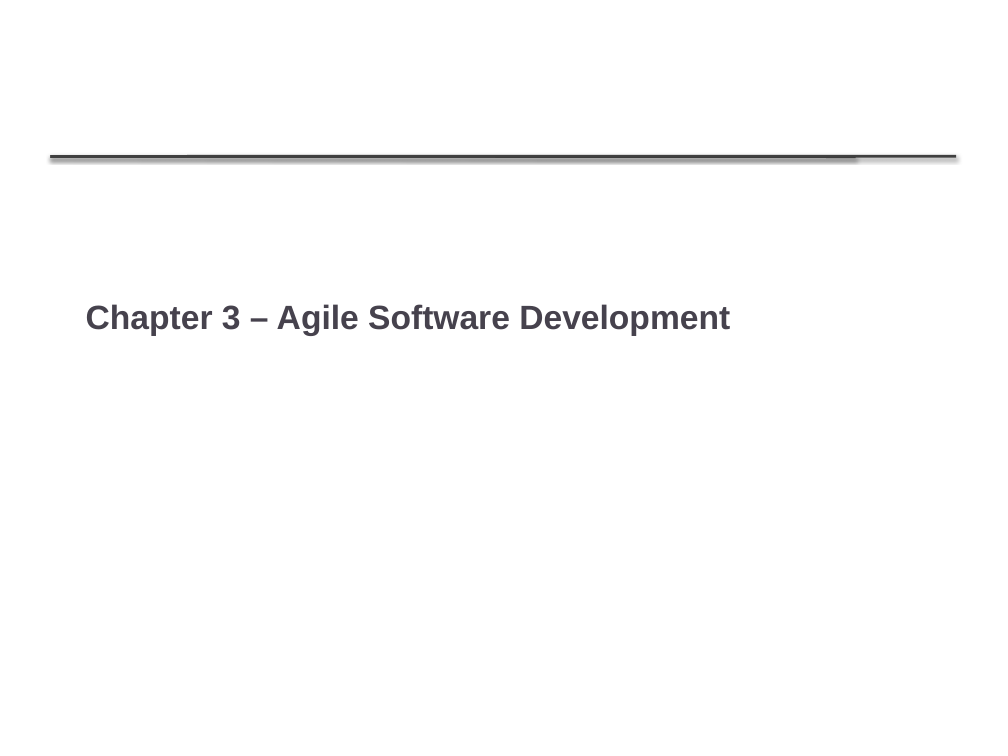
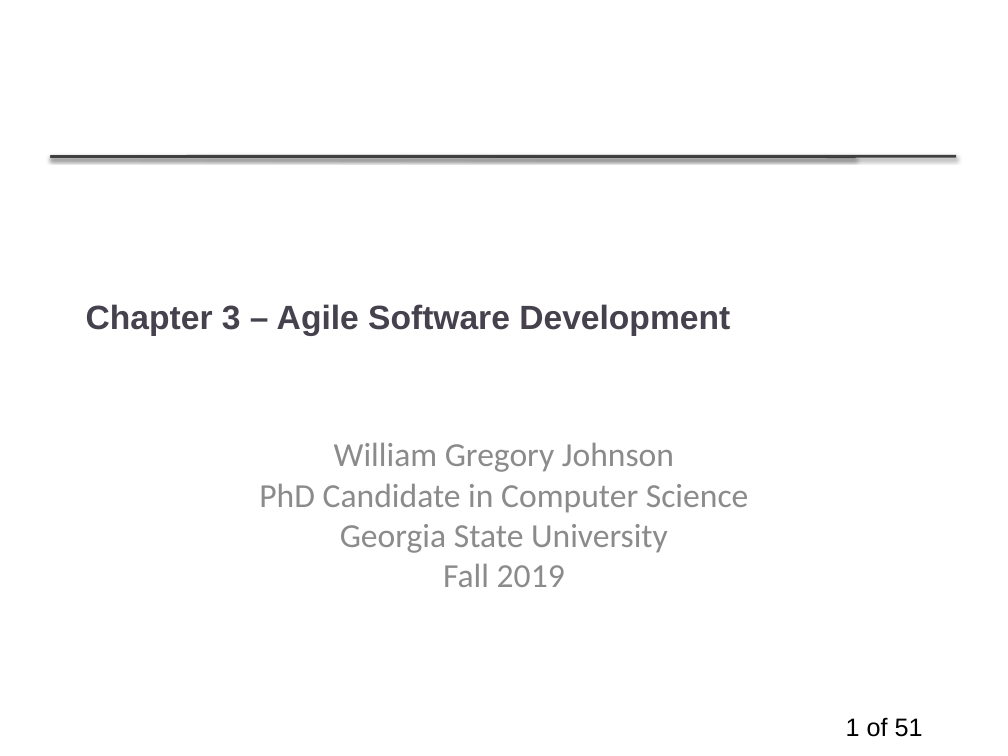
Before and after one commit to williamgregoryjohnson/williamgregoryjohnson.github.io, a slide deck: slide 1 of TEACHINGS/FALL2019_FILES/Ch3_AgileDev.pptx. Drawn at 1008x756 pixels with LibreOffice and Linux fonts; fonts in the diff are those of the drawing; background and template pictures are left out. Boxes give left, top, right and bottom in pixels: in the first picture for what was removed or moved away, otherwise in the second. Text is boxed around its words. In the diff, an @@ line names an element or a change of style, - is before the commit and + after.

Commit message:
Uploaded chapter3
Corrected some spelling

```diff
--- a/TEACHINGS/FALL2019_FILES/Ch3_AgileDev.pptx
+++ b/TEACHINGS/FALL2019_FILES/Ch3_AgileDev.pptx
@@ subtitle added at <box>259,442,749,587</box>, 24 pt, text #8C8C8C @@
+William Gregory Johnson
+PhD Candidate in Computer Science
+Georgia State University
+Fall 2019
@@ page number added at <box>846,717,923,737</box>, 18 pt, text #000000 @@
+1 of 51
```
Also in this commit, not shown: 49 other slides changed, 1 slide added, 1 other file.
